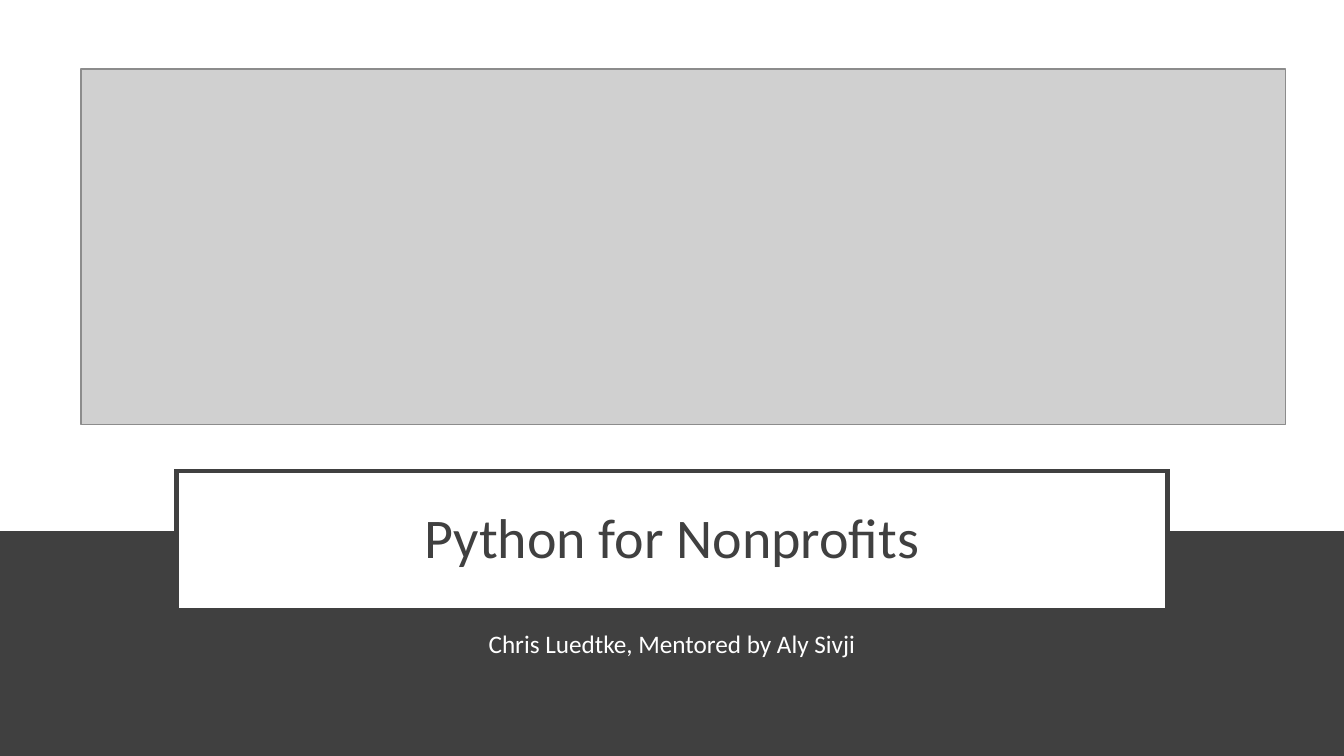
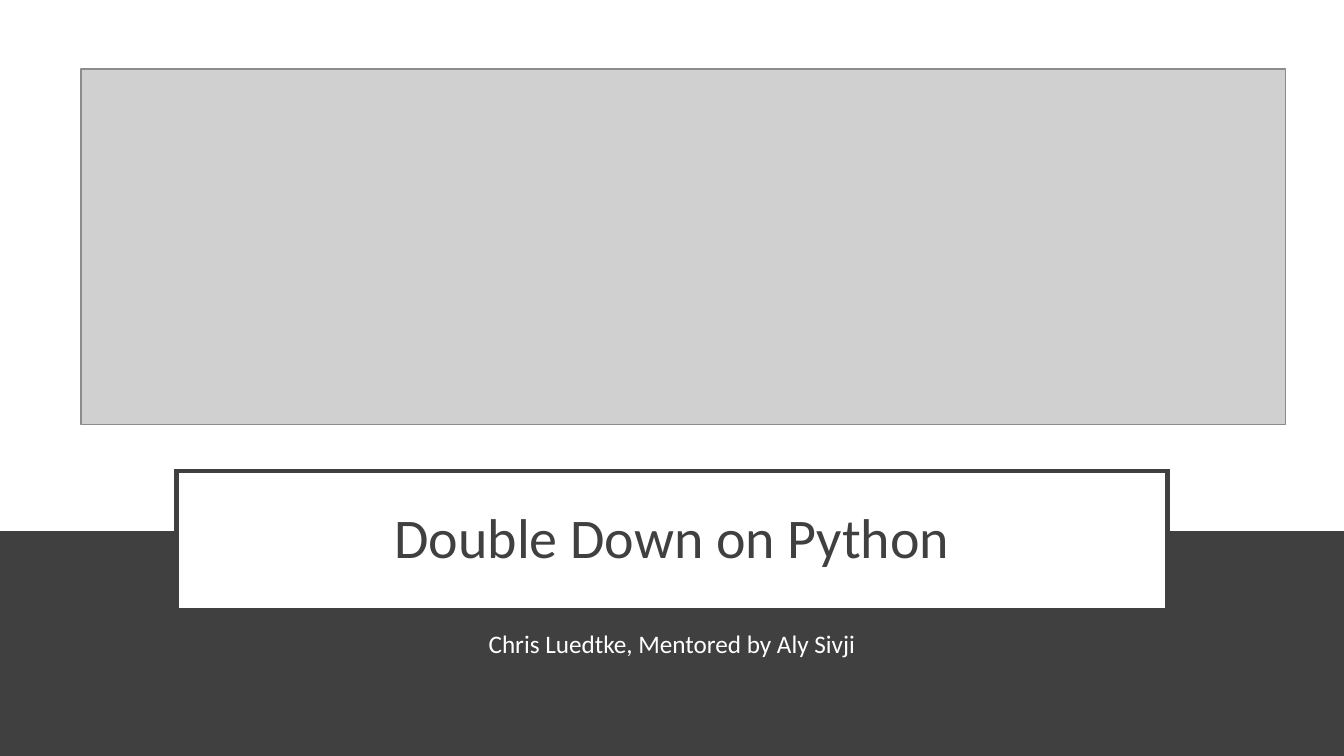
Before and after one commit to chrisluedtke/talks, a slide deck: slide 1 of 2018-06-14-ChiPy/Presentation.pptx. Drawn at 1344x756 pixels with LibreOffice and Linux fonts; fonts in the diff are those of the drawing; grey boxes stand for pictures. Boxes give left, top, right and bottom in pixels: in the first picture for what was removed or moved away, otherwise in the second. Text is boxed around its words. In the diff, an @@ line names an element or a change of style, - is before the commit and + after.

```diff
--- a/2018-06-14-ChiPy/Presentation.pptx
+++ b/2018-06-14-ChiPy/Presentation.pptx
@@ title at [394,519,950,567]: text changed @@
-Python for Nonprofits
+Double Down on Python
```
Also in this commit, not shown: 2 other slides changed, 8 slides added, 1 other file.
